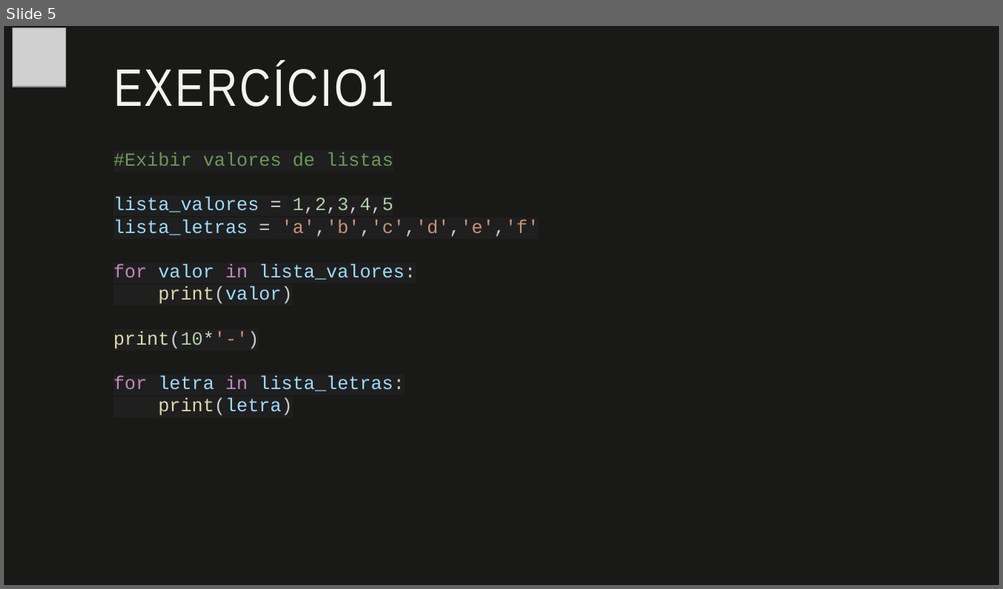
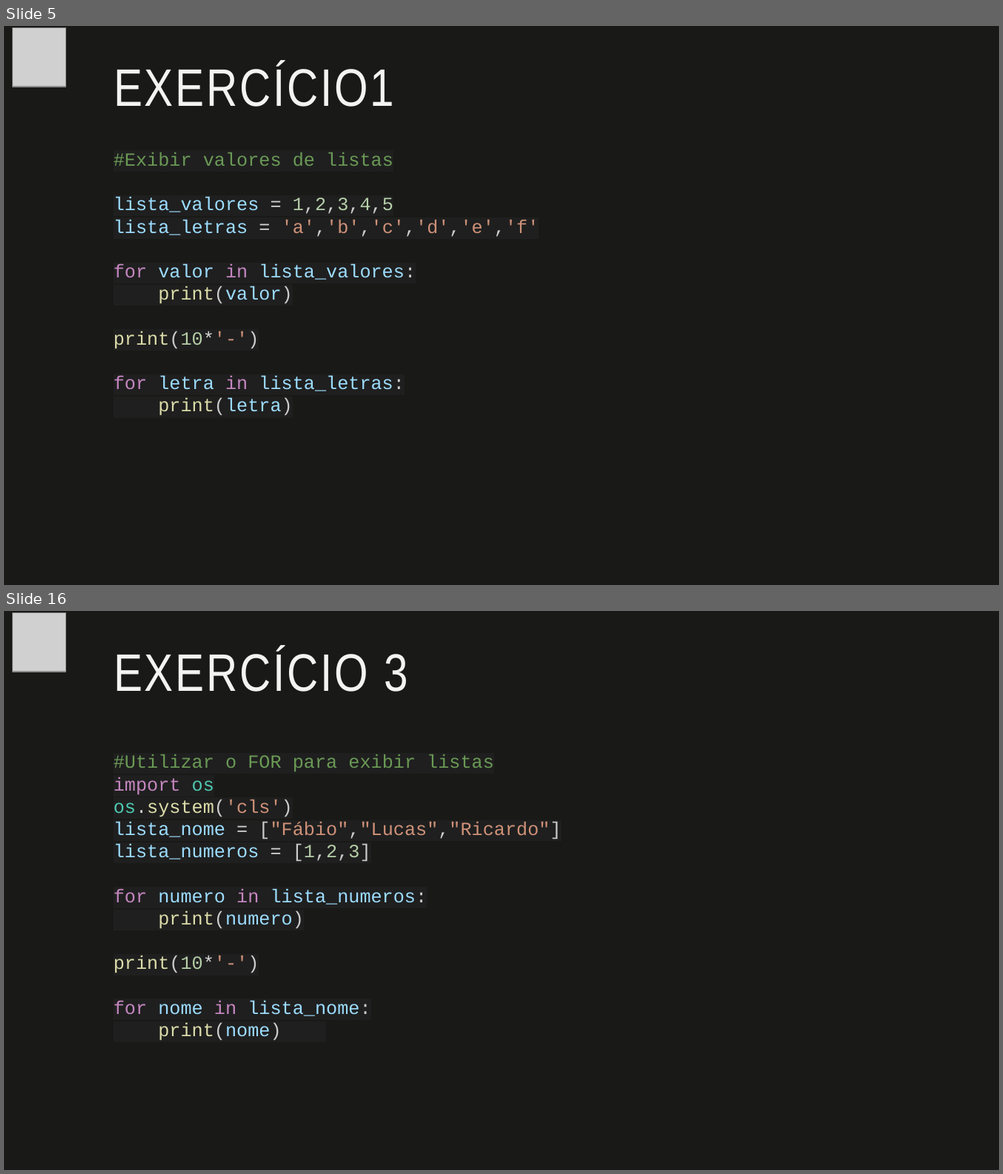
Before and after one commit to fabio-sudo/PythonCurso, a slide deck: Python_Dev/Material Python/8 - Estrutura de Repetição - For.pptx. Shown one above the other, each under a label of ours: slide 5 before the commit, slides 5 and 16 after it; the slides between them are not shown. The pictures are 1003x589 and 1003x1174 pixels, drawn with LibreOffice and Linux fonts; fonts in the diff are those of the drawing; grey boxes stand for pictures. Boxes give left, top, right and bottom in pixels: in the first picture for what was removed or moved away, otherwise in the second. Text is boxed around its words. In the diff, an @@ line names an element or a change of style, - is before the commit and + after.

```diff
--- a/Python_Dev/Material Python/8 - Estrutura de Repetição - For.pptx
+++ b/Python_Dev/Material Python/8 - Estrutura de Repetição - For.pptx
@@ slide 16 added at [4, 611, 999, 1170], background #191917 @@
@@ picture added at [12, 612, 66, 672] @@
@@ title added at [114, 649, 409, 692], 51 pt, text #F3F3F2 @@
+EXERCÍCIO 3
@@ text added at [114, 755, 560, 1041], 18 pt, text #9CDCFE @@
+#Utilizar o FOR para exibir listas
+import os
+os.system('cls')
+lista_nome = ["Fábio","Lucas","Ricardo"]
+lista_numeros = [1,2,3]
+for numero in lista_numeros:
+print(numero)
+print(10*'-')
+for nome in lista_nome:
+print(nome)
```
Also in this commit, not shown: 14 other slides added, 9 other files.
